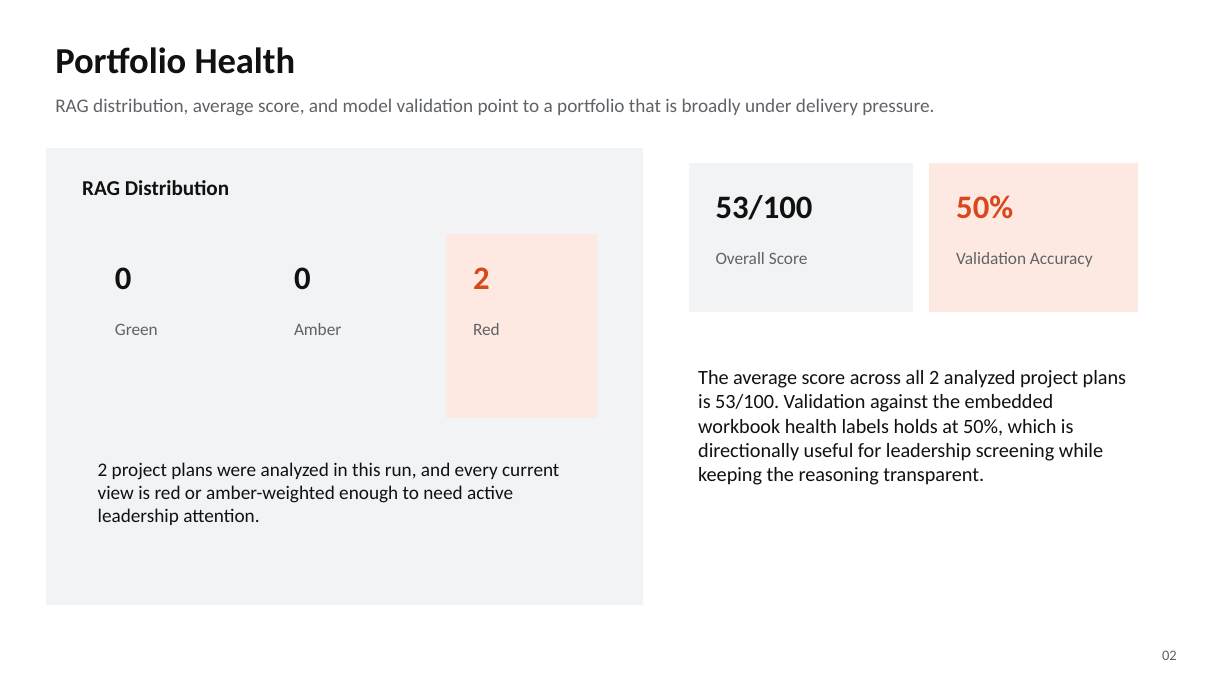
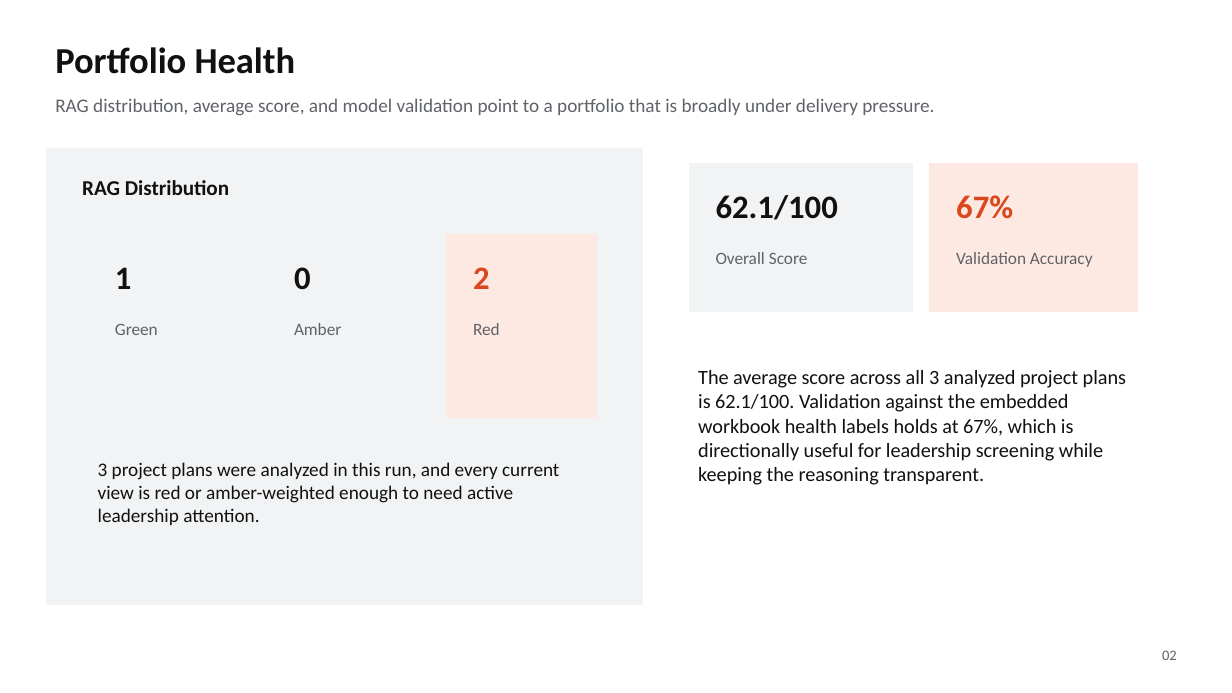
Before and after one commit to Rajibpanda01/Project-Health-Reporting-Agent, a slide deck: slide 2 of deliverables/monthly_executive_deck.pptx. Drawn at 1232x693 pixels with LibreOffice and Linux fonts; fonts in the diff are those of the drawing. Boxes give left, top, right and bottom in pixels: in the first picture for what was removed or moved away, otherwise in the second. Text is boxed around its words. In the diff, an @@ line names an element or a change of style, - is before the commit and + after.

```diff
--- a/deliverables/monthly_executive_deck.pptx
+++ b/deliverables/monthly_executive_deck.pptx
@@ text at (x1=716, y1=195, x2=838, y2=220): text changed @@
-53/100
+62.1/100
@@ text at (x1=956, y1=195, x2=1013, y2=219): text changed @@
-50%
+67%
@@ text at (x1=115, y1=267, x2=132, y2=289): text changed @@
-0
+1
@@ text at (x1=698, y1=370, x2=1126, y2=485): text changed @@
-The average score across all 2 analyzed project plans is 53/100. Validation against the embedded workbook health labels holds at 50%, which is directionally useful for leadership screening while keeping the reasoning transparent.
+The average score across all 3 analyzed project plans is 62.1/100. Validation against the embedded workbook health labels holds at 67%, which is directionally useful for leadership screening while keeping the reasoning transparent.
@@ text at (x1=98, y1=462, x2=559, y2=525): text changed @@
-2 project plans were analyzed in this run, and every current view is red or amber-weighted enough to need active leadership attention.
+3 project plans were analyzed in this run, and every current view is red or amber-weighted enough to need active leadership attention.
```
Also in this commit, not shown: 4 other slides changed, 17 other files.
